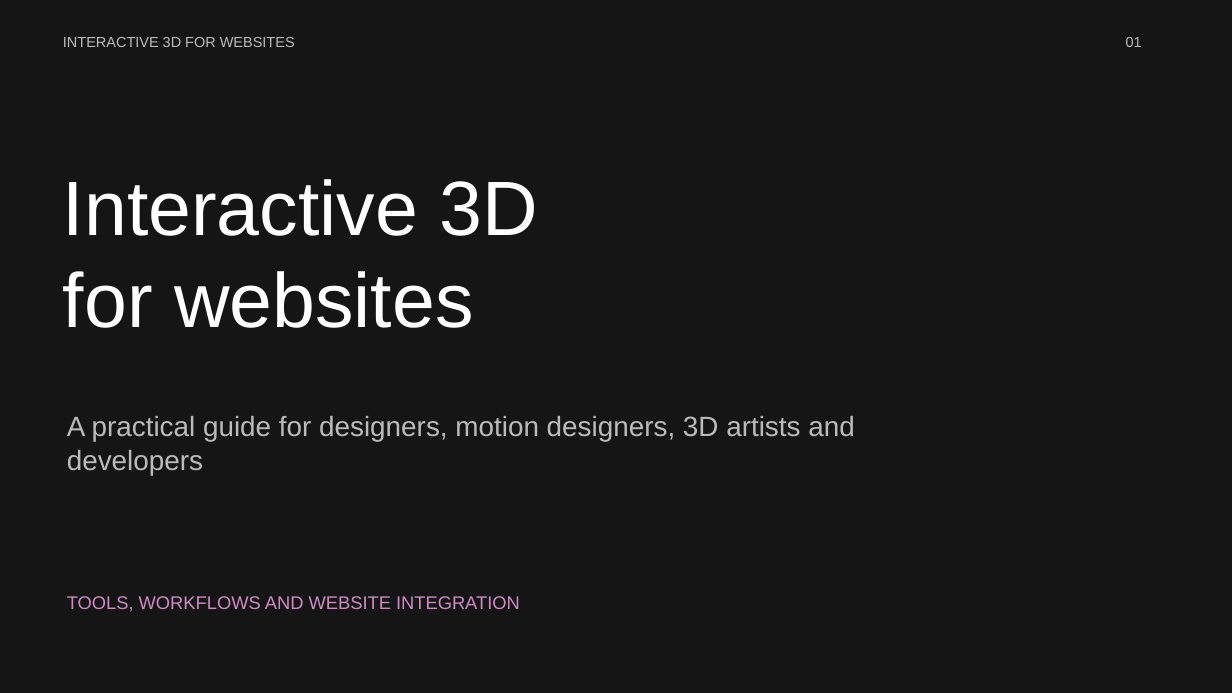
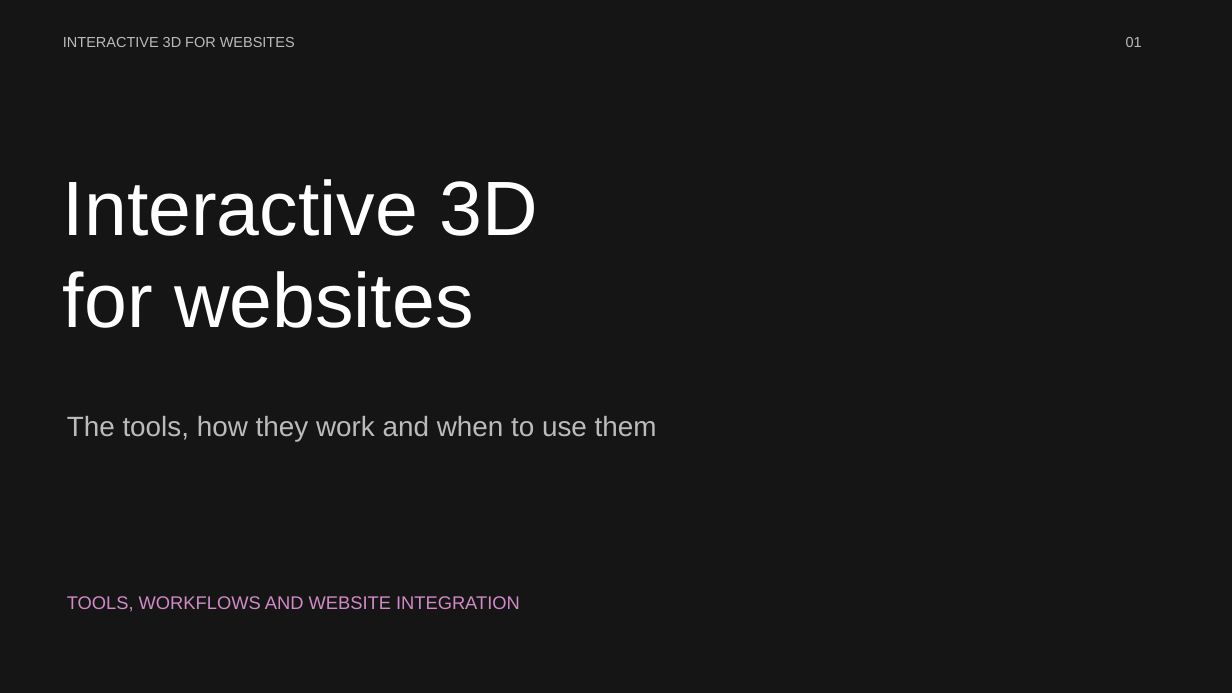
Before and after one commit to Naveen100102/lightmetrics-3d-viewer, a slide deck: slide 1 of public/presentation/Interactive-3D-for-Websites.pptx. Drawn at 1232x693 pixels with LibreOffice and Linux fonts; fonts in the diff are those of the drawing. Boxes give left, top, right and bottom in pixels: in the first picture for what was removed or moved away, otherwise in the second. Text is boxed around its words. In the diff, an @@ line names an element or a change of style, - is before the commit and + after.

```diff
--- a/public/presentation/Interactive-3D-for-Websites.pptx
+++ b/public/presentation/Interactive-3D-for-Websites.pptx
@@ text at <box>67,416,657,441</box>: text changed @@
-A practical guide for designers, motion designers, 3D artists and developers
+The tools, how they work and when to use them
```
Also in this commit, not shown: 7 other slides changed, 3 slides added, 24 slides removed, 34 other files.
